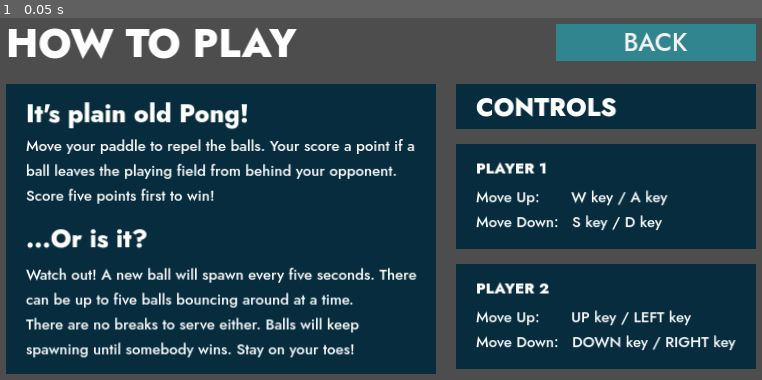
Above: before the commit, frame 1.
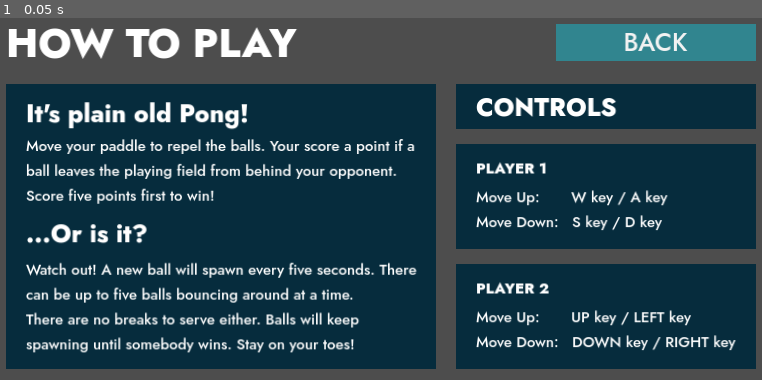
Above: after the commit, the same moment.

Repository: cf-Le3/pong-plus
Game: Godot game, scene res://help/help.tscn
Two runs of this game, one before a commit and one after it. Both use one fixed random seed, a clock stepped at 60 frames per second and the inputs below. This scene is started directly instead of the project's main scene.
Inputs:
- Up to frame 1 (0.05 s): no input

The runs differ from the first frame. In frame 1, 5.7% of the frame differs, in the area x 0-58%, y 56-99%.

Commit message:
Adjust layout of visual elements

Diff:
--- a/Pong Plus/help/help.tscn
+++ b/Pong Plus/help/help.tscn
@@ -54,7 +54,7 @@
 offset_left = 40.0
 offset_top = 128.0
 offset_right = 728.0
-offset_bottom = 592.0
+offset_bottom = 584.0
 color = Color(0.0235294, 0.172549, 0.239216, 1)
 
 [node name="PongLabel" type="Label" parent="Instructions"]
@@ -92,11 +92,11 @@
 autowrap_mode = 3
 
 [node name="DifferenceLabel" type="Label" parent="Instructions"]
-layout_mode = 1
+layout_mode = 0
 offset_left = 32.0
-offset_top = 216.0
+offset_top = 208.0
 offset_right = 416.0
-offset_bottom = 280.0
+offset_bottom = 272.0
 theme_override_fonts/font = ExtResource("1_jkucu")
 theme_override_font_sizes/font_size = 40
 text = "...Or is it?"
